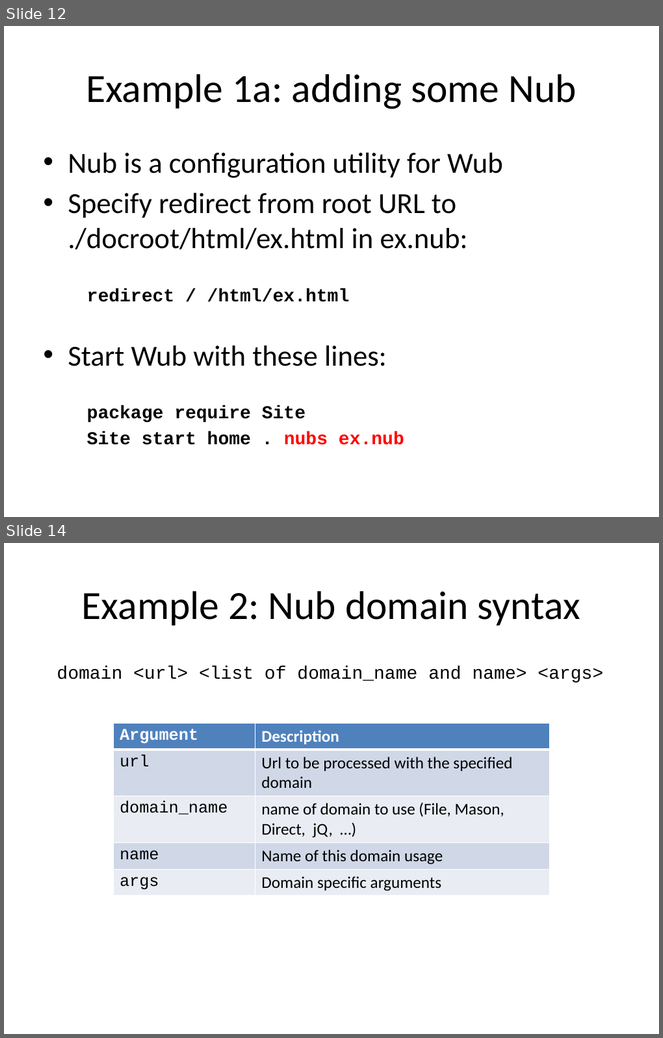
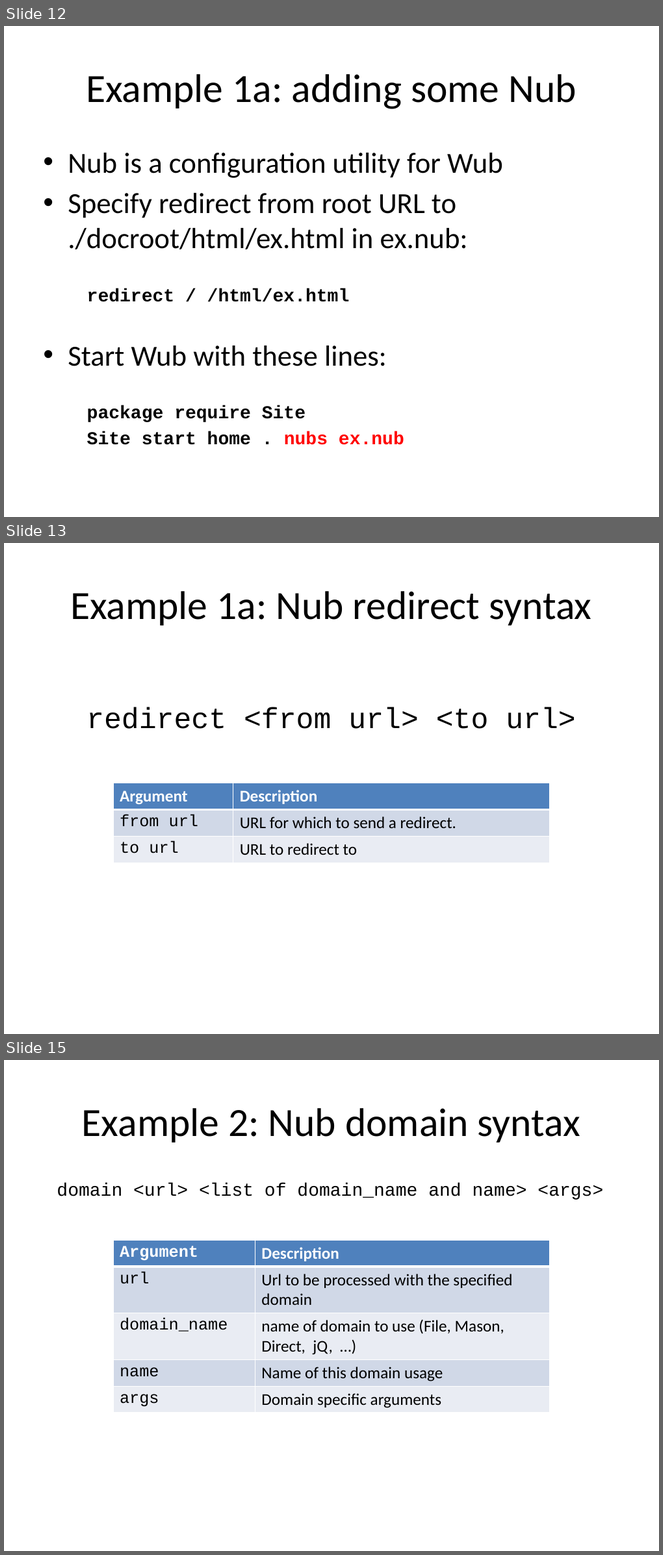
Before and after one commit to jdc8/wubwikit, a slide deck: wubexamples/Lets_Wub.pptx. Shown one above the other, each under a label of ours: slides 12 and 14 before the commit, slides 12, 13 and 15 after it; the slides between them are not shown. The pictures are 663x1038 and 663x1555 pixels, drawn with LibreOffice and Linux fonts; fonts in the diff are those of the drawing; background and template pictures are left out. Boxes give left, top, right and bottom in pixels: in the first picture for what was removed or moved away, otherwise in the second. Text is boxed around its words. In the diff, an @@ line names an element or a change of style, - is before the commit and + after.

```diff
--- a/wubexamples/Lets_Wub.pptx
+++ b/wubexamples/Lets_Wub.pptx
@@ slide 13 added at [4,543,659,1034], background #FFFFFF @@
@@ title added at [70,591,592,626], 44 pt, text #000000 @@
+Example 1a: Nub redirect syntax
@@ text added at [87,707,576,729], 32 pt, text #000000 @@
+redirect <from url> <to url>
@@ table added at [113,783,550,863], 3 rows, 2 columns @@
+Argument | Description
+from url | URL for which to send a redirect.
+to url | URL to redirect to
@@ what was slide 14 is now slide 15 @@
```
Also in this commit, not shown: 1 slide changed, 1 other slide added.
